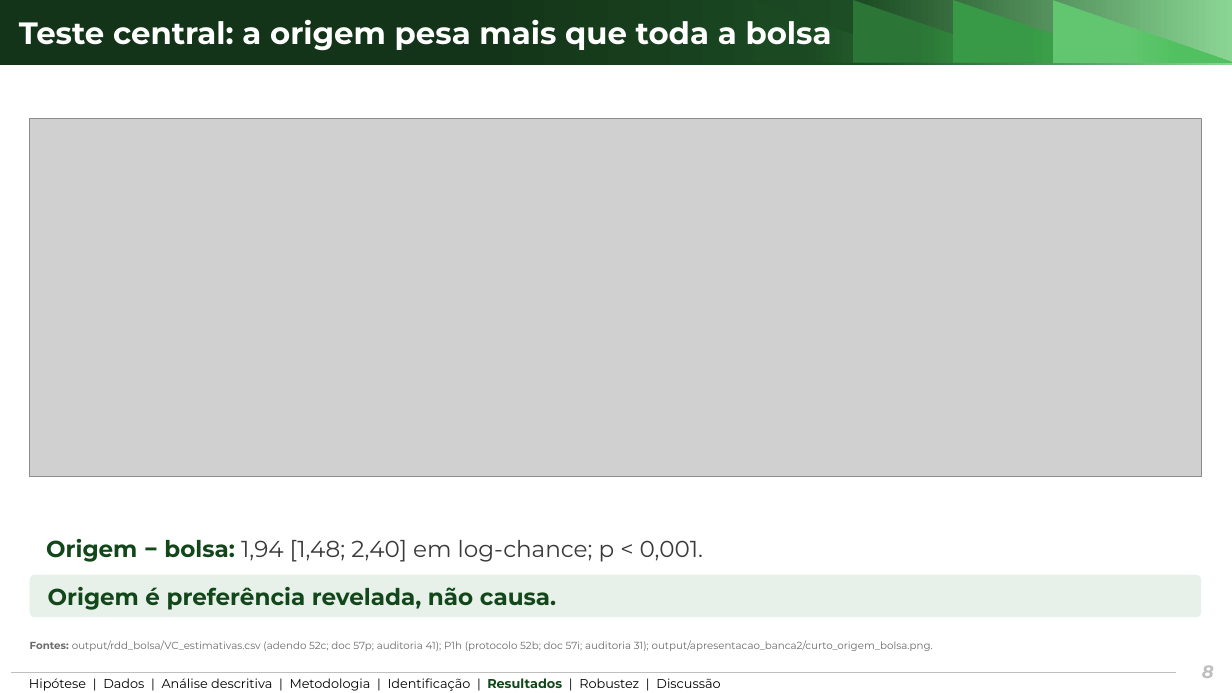
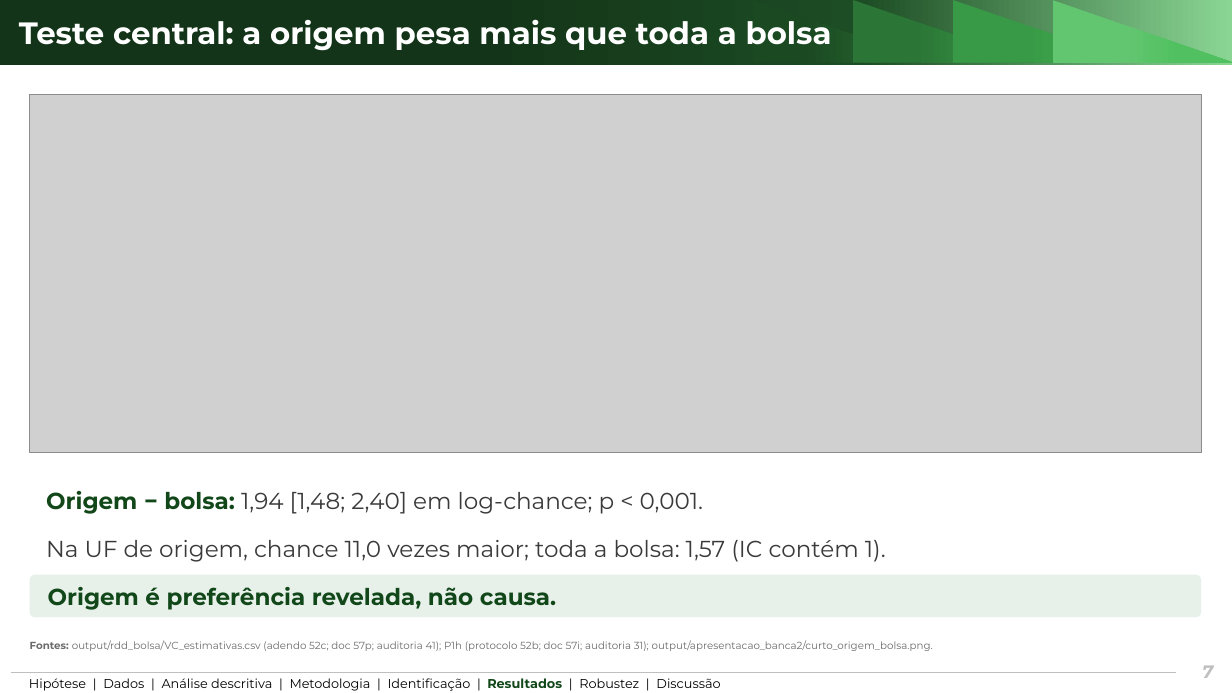
Before and after one commit to ka1victor/impact-eval-health-econ-pmme, a slide deck: slide 7 of output/apresentacao_banca2/deck_banca2_curto.pptx (slide 8 before the commit). Drawn at 1232x693 pixels with LibreOffice and Linux fonts; fonts in the diff are those of the drawing; grey boxes stand for pictures; background and template pictures are left out. Boxes give left, top, right and bottom in pixels: in the first picture for what was removed or moved away, otherwise in the second. Text is boxed around its words. In the diff, an @@ line names an element or a change of style, - is before the commit and + after.

```diff
--- a/output/apresentacao_banca2/deck_banca2_curto.pptx
+++ b/output/apresentacao_banca2/deck_banca2_curto.pptx
@@ picture: place and size @@
-picture at (30, 119, 1202, 477)
+picture at (30, 95, 1202, 453)
@@ text "Origem − bolsa: 1,94 [1,48; ...": place and size @@
-text "Origem − bolsa: 1,94 [1,48; ..." at (46, 539, 703, 562)
+text "Origem − bolsa: 1,94 [1,48; ..." at (46, 491, 703, 514)
@@ text added at (46, 540, 886, 562), 18 pt, text #3A3A3A @@
+Na UF de origem, chance 11,0 vezes maior; toda a bolsa: 1,57 (IC contém 1).
@@ page number at (1202, 666, 1213, 678): text changed @@
-8
+7
```
Also in this commit, not shown: 8 other slides changed, 1 slide added, 1 slide removed, 30 other files.
